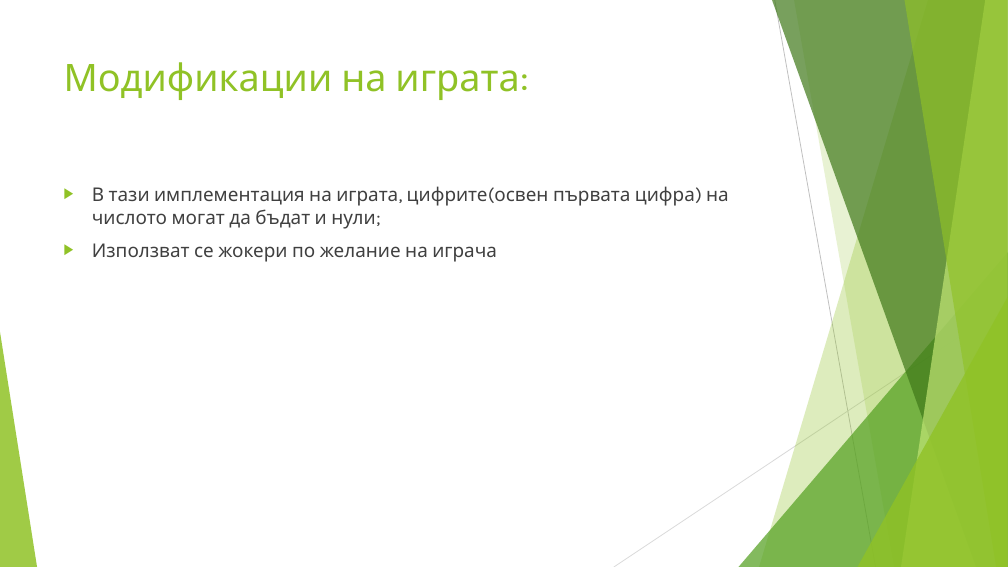
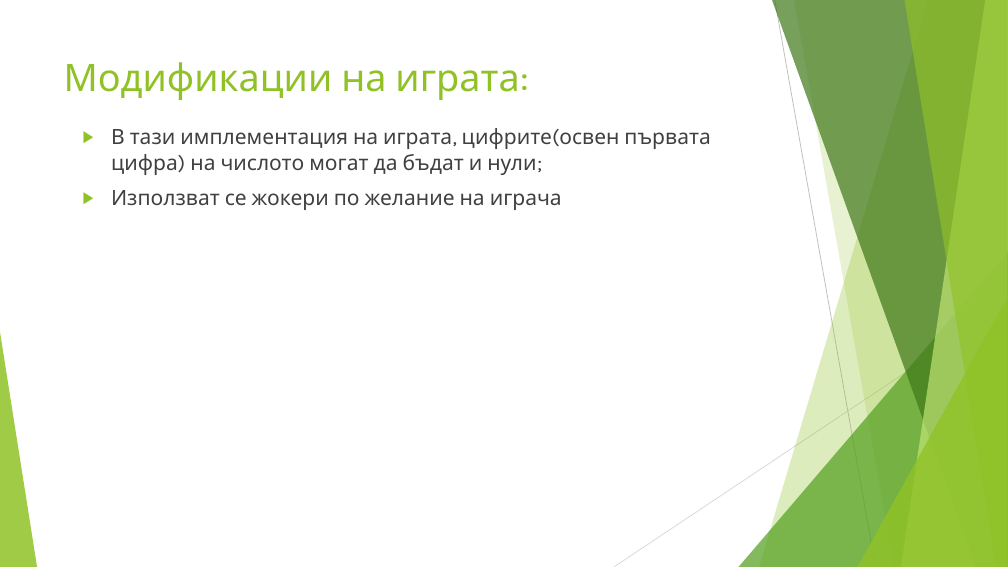
Before and after one commit to curtainmenes/AdvancedCSharp-teamwork, a slide deck: slide 4 of ProjectTWPS.pptx (slide 2 before the commit). Drawn at 1008x567 pixels with LibreOffice and Linux fonts; fonts in the diff are those of the drawing. Boxes give left, top, right and bottom in pixels: in the first picture for what was removed or moved away, otherwise in the second. Text is boxed around its words. In the diff, an @@ line names an element or a change of style, - is before the commit and + after.

Commit message:
Малко модификации

```diff
--- a/ProjectTWPS.pptx
+++ b/ProjectTWPS.pptx
@@ text "В тази имплементация на играта, ...": place and size @@
-text "В тази имплементация на играта, ..." at [92, 186, 729, 262]
+text "В тази имплементация на играта, ..." at [111, 128, 710, 210]
@@ text "В тази имплементация на играта, ..." at [111, 128, 710, 210]: size 18 to 20 pt @@
```
Also in this commit, not shown: 1 slide added.
